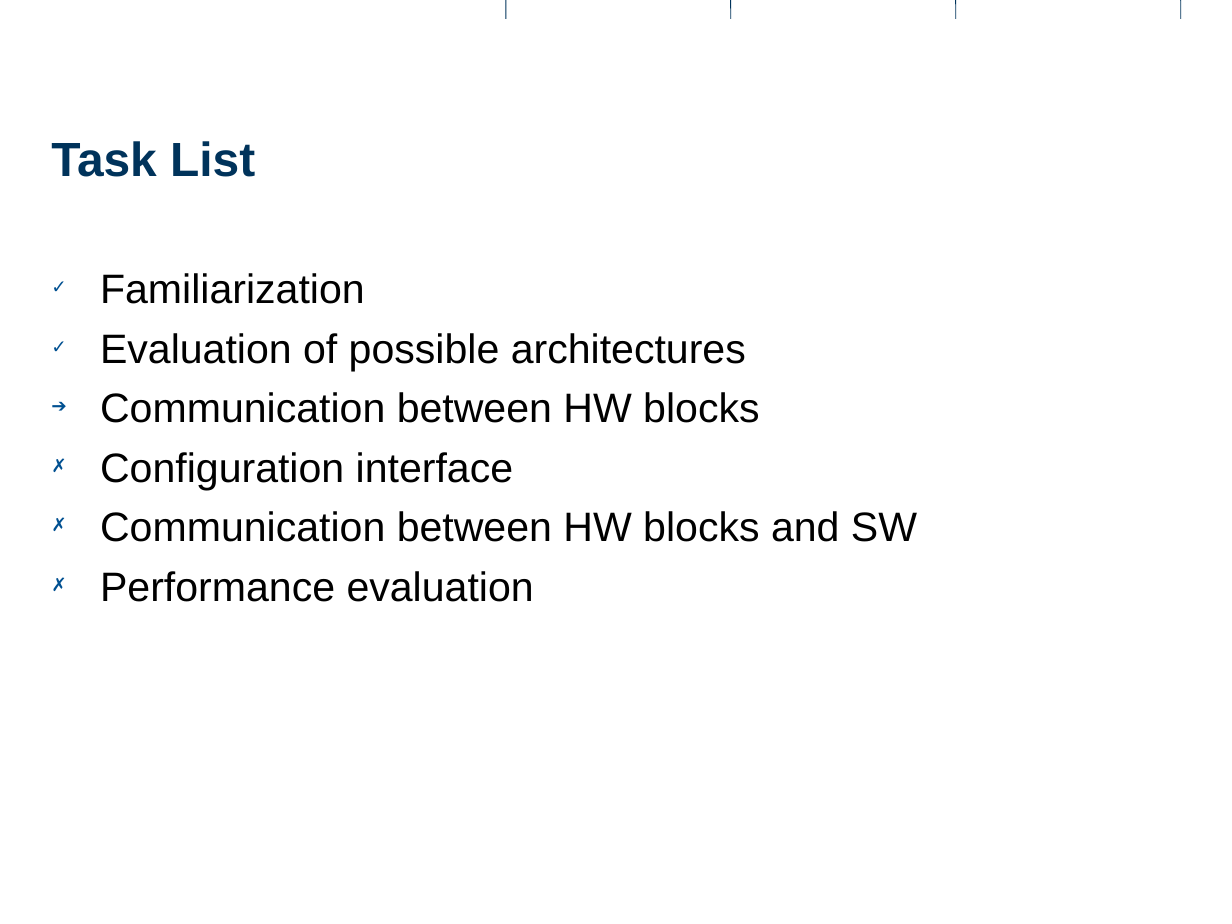
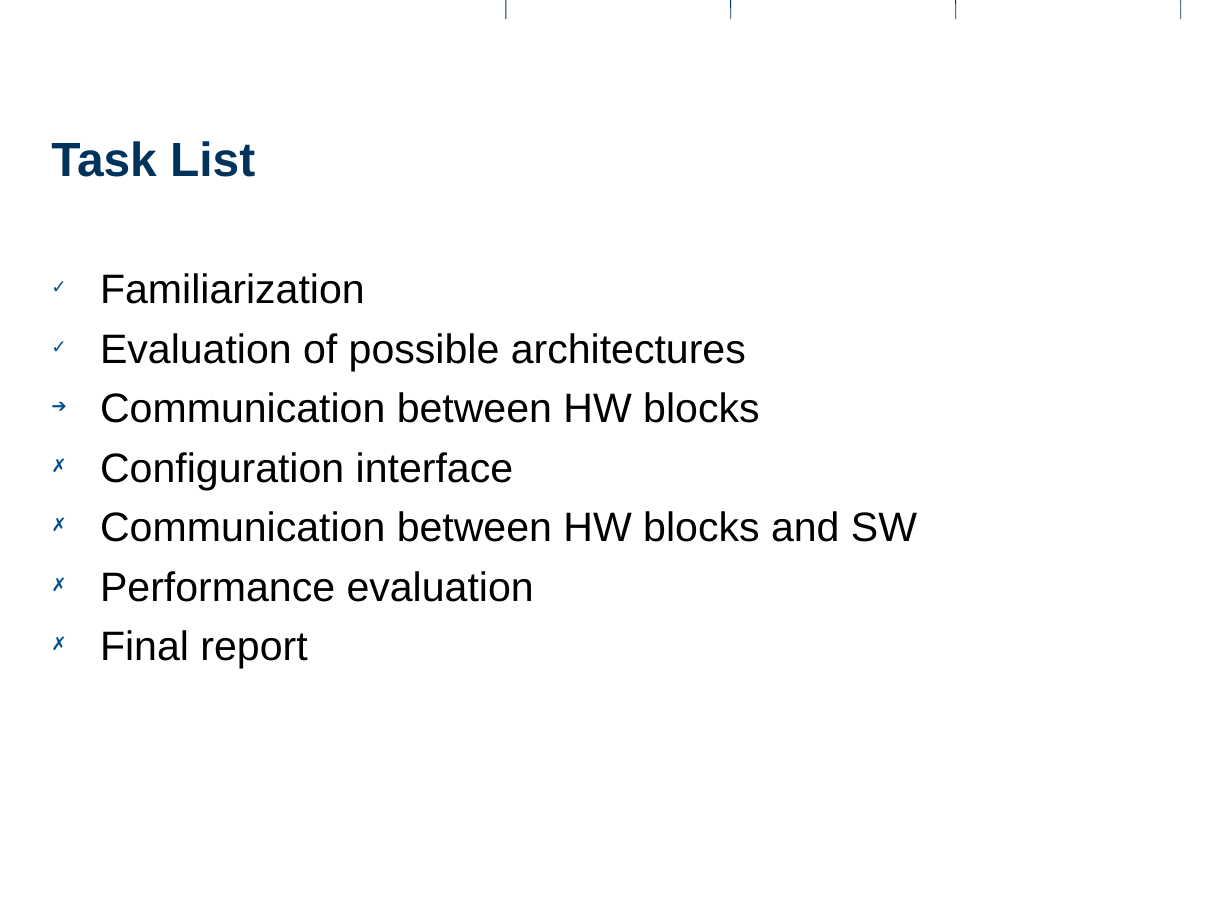
Before and after one commit to rihuber/ma, a slide deck: slide 13 of documents/presentations/intermediate1/intermediate1.odp (slide 14 before the commit). Drawn at 1232x924 pixels with LibreOffice and Linux fonts; fonts in the diff are those of the drawing; background and template pictures are left out. Boxes give left, top, right and bottom in pixels: in the first picture for what was removed or moved away, otherwise in the second. Text is boxed around its words. In the diff, an @@ line names an element or a change of style, - is before the commit and + after.

```diff
--- a/documents/presentations/intermediate1/intermediate1.odp
+++ b/documents/presentations/intermediate1/intermediate1.odp
@@ text at <box>100,630,307,669</box>: paragraph added @@
+✗ Final report
```
Also in this commit, not shown: 10 other slides changed, 5 slides added, 3 slides removed.
